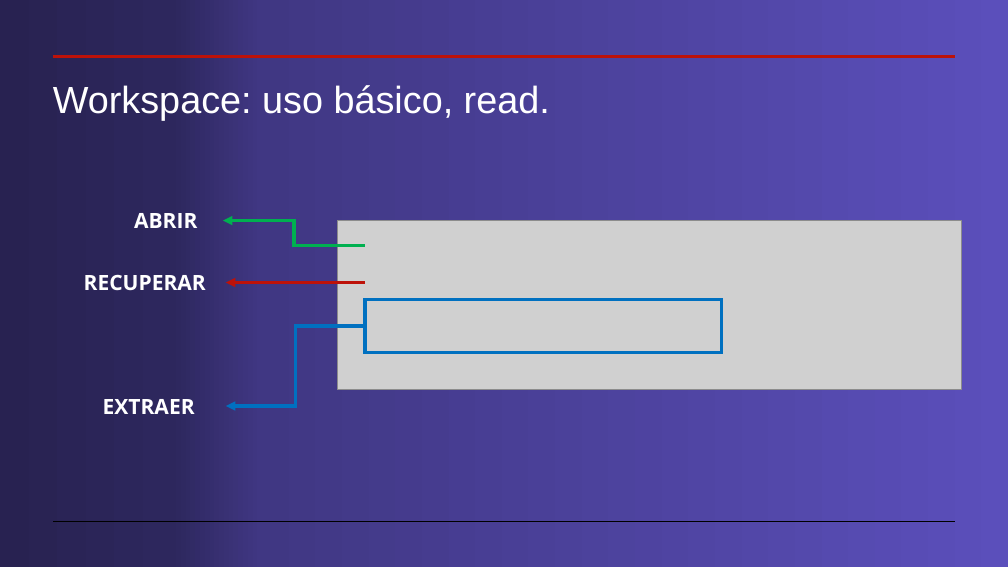
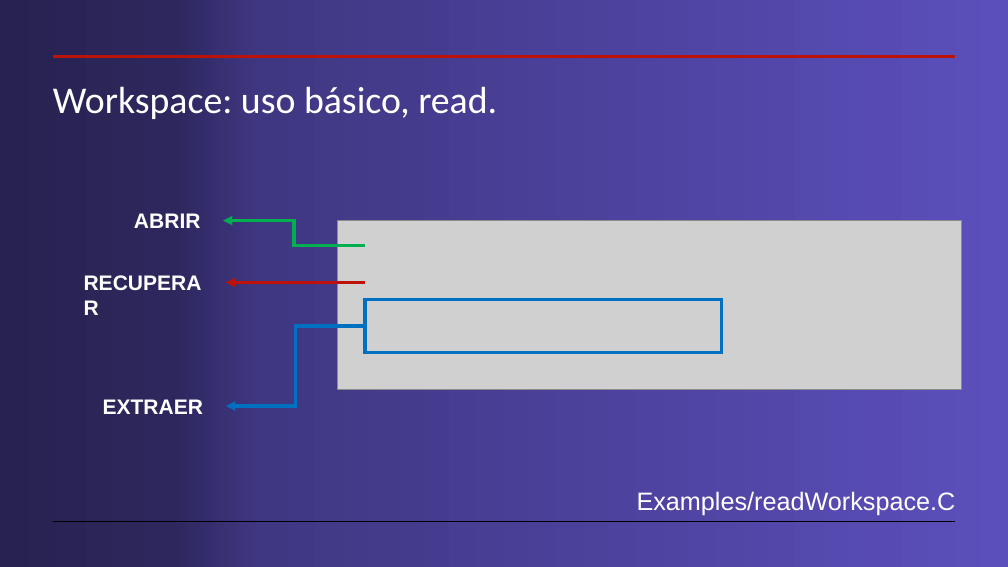
Before and after one commit to cdavidgutierrez/ProyectoFinal_CERN_ROOT, a slide deck: slide 7 of Workspaces en root.pptx (slide 5 before the commit). Drawn at 1008x567 pixels with LibreOffice and Linux fonts; fonts in the diff are those of the drawing; grey boxes stand for pictures. Boxes give left, top, right and bottom in pixels: in the first picture for what was removed or moved away, otherwise in the second. Text is boxed around its words. In the diff, an @@ line names an element or a change of style, - is before the commit and + after.

```diff
--- a/Workspaces en root.pptx
+++ b/Workspaces en root.pptx
@@ title "Workspace: uso básico, read." at [53,86,497,119]: font Arial to Calibri @@
@@ font Open Sans to Arial in 3 elements at [134,213,201,228], [76,266,223,299], [103,399,203,414] @@
@@ text added at [637,491,956,516], 24 pt, text #FFFFFF @@
+Examples/readWorkspace.C
```
Also in this commit, not shown: 16 other slides changed, 5 slides added, 1 slide removed.
